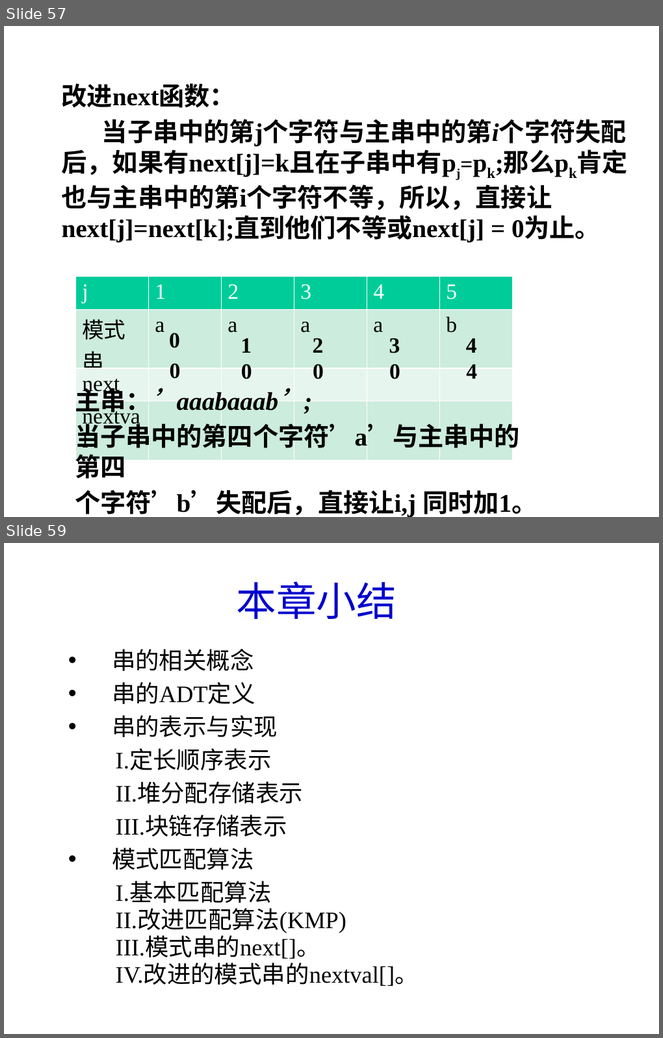
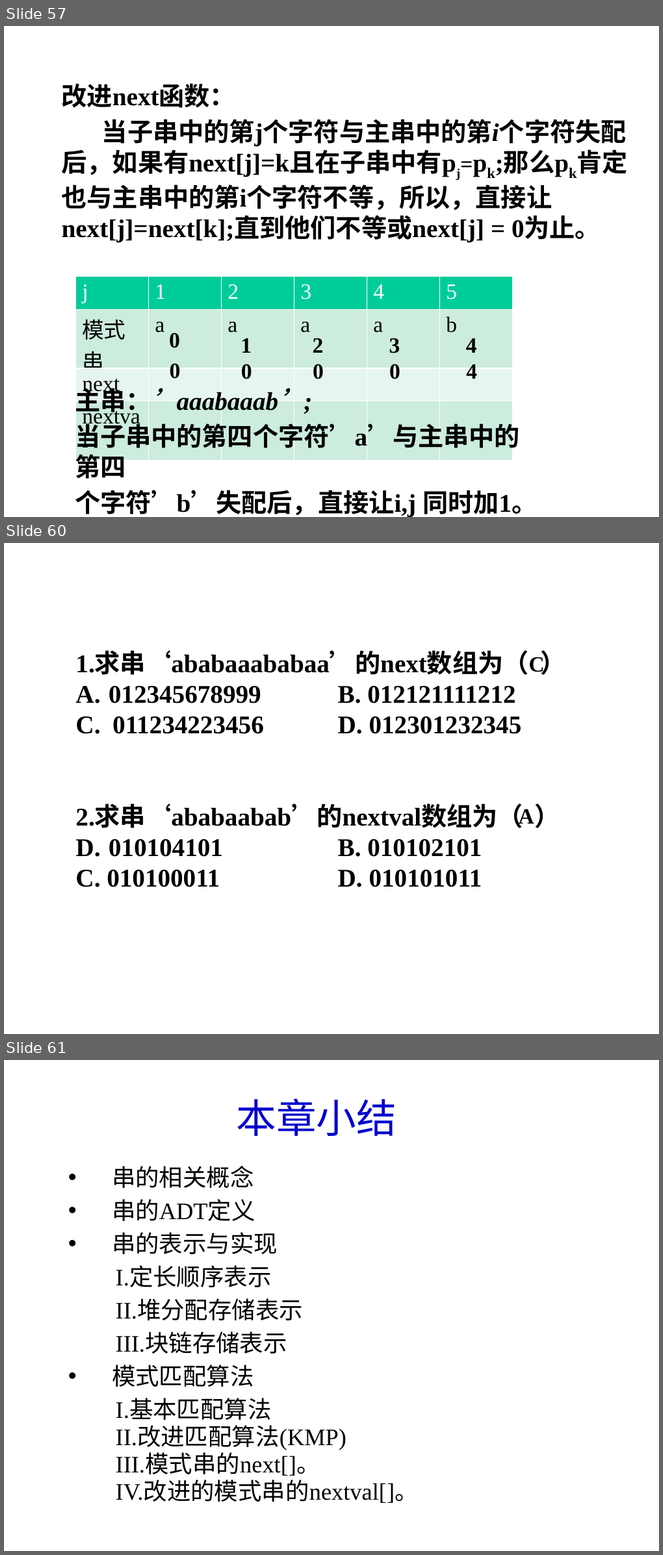
Before and after one commit to Gempittance/Data_Structur_Build, a slide deck: 数据结构PPT/ds4.pptx. Shown one above the other, each under a label of ours: slides 57 and 59 before the commit, slides 57, 60 and 61 after it; the slides between them are not shown. The pictures are 663x1038 and 663x1555 pixels, drawn with LibreOffice and Linux fonts; fonts in the diff are those of the drawing; background and template pictures are left out. Boxes give left, top, right and bottom in pixels: in the first picture for what was removed or moved away, otherwise in the second. Text is boxed around its words. In the diff, an @@ line names an element or a change of style, - is before the commit and + after.

```diff
--- a/数据结构PPT/ds4.pptx
+++ b/数据结构PPT/ds4.pptx
@@ slide 60 added at box(4, 543, 659, 1034), background #FFFFFF @@
@@ text added at box(76, 653, 529, 887), 28 pt, text #000000, bold @@
+1.求串‘ababaaababaa’的next数组为（ ）
+A. 012345678999 B. 012121111212
+B. 011234223456 D. 012301232345
+2.求串‘ababaabab’的nextval数组为（ ）
+A. 010104101 B. 010102101
+C. 010100011 D. 010101011
@@ text added at box(529, 654, 545, 675), 24 pt, text #000000, bold @@
+C
@@ text added at box(519, 806, 534, 828), 24 pt, text #000000, bold @@
+A
@@ what was slide 59 is now slide 61 @@
```
Also in this commit, not shown: 2 slides changed, 1 other slide added, 1 other file.
